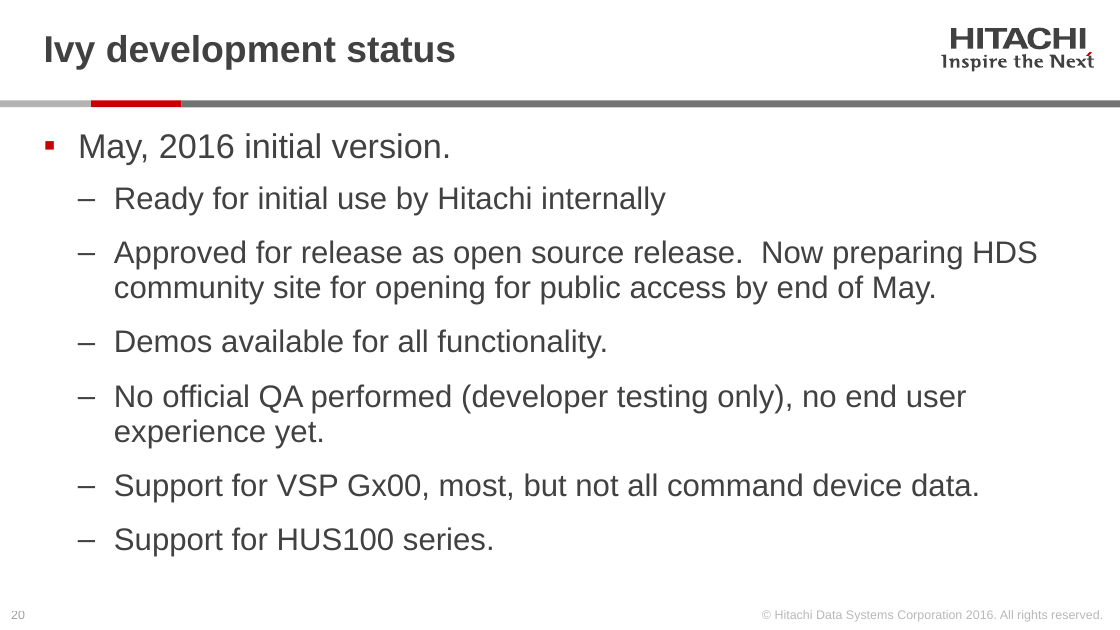
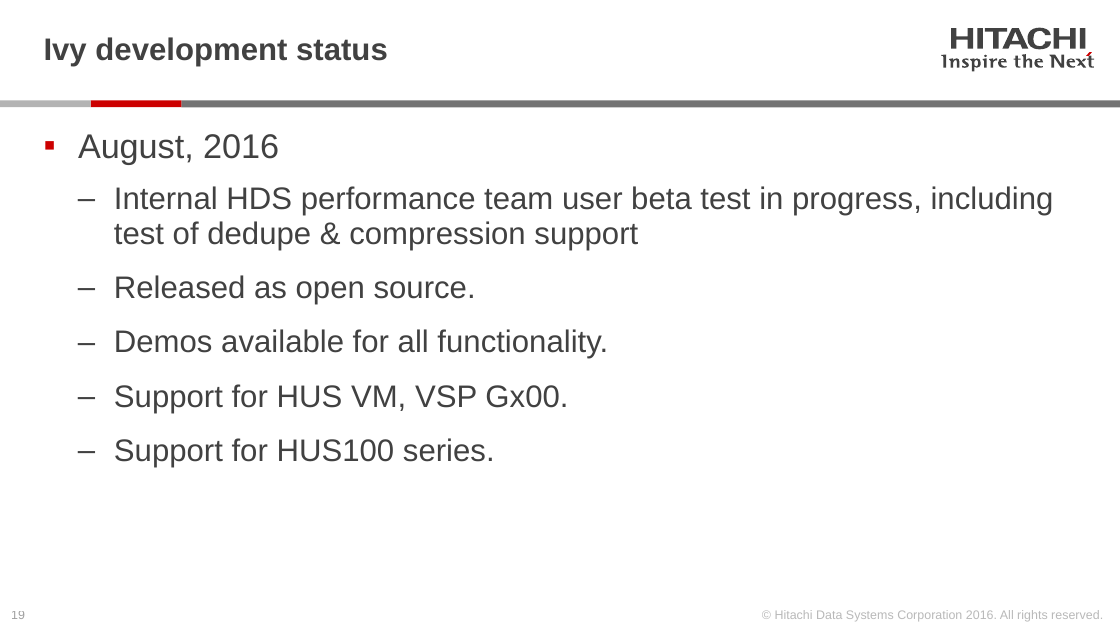
Before and after one commit to Hitachi-Data-Systems/ivy, a slide deck: slide 19 of doc/01.Introduction_to_ivy.pptx (slide 20 before the commit). Drawn at 1120x630 pixels with LibreOffice and Linux fonts; fonts in the diff are those of the drawing. Boxes give left, top, right and bottom in pixels: in the first picture for what was removed or moved away, otherwise in the second. Text is boxed around its words. In the diff, an @@ line names an element or a change of style, - is before the commit and + after.

```diff
--- a/doc/01.Introduction_to_ivy.pptx
+++ b/doc/01.Introduction_to_ivy.pptx
@@ title "Ivy development status" at [44,37,388,67]: size 24 to 20 pt @@
@@ text at [78,134,1054,305]: text changed @@
-▪ May, 2016 initial version.
-  ‒ Ready for initial use by Hitachi internally
-  ‒ Approved for release as open source release. Now preparing HDS community site for opening for public access by end of May.
+▪ August, 2016
+  ‒ Internal HDS performance team user beta test in progress, including test of dedupe & compression support
+  ‒ Released as open source.
@@ text at [114,384,568,413]: text changed @@
-  ‒ No official QA performed (developer testing only), no end user experience yet.
-  ‒ Support for VSP Gx00, most, but not all command device data.
+  ‒ Support for HUS VM, VSP Gx00.
@@ page number at [11,611,25,619]: text changed @@
-20
+19
```
Also in this commit, not shown: 17 other slides changed, 1 slide added, 2 slides removed, 3 other files.
